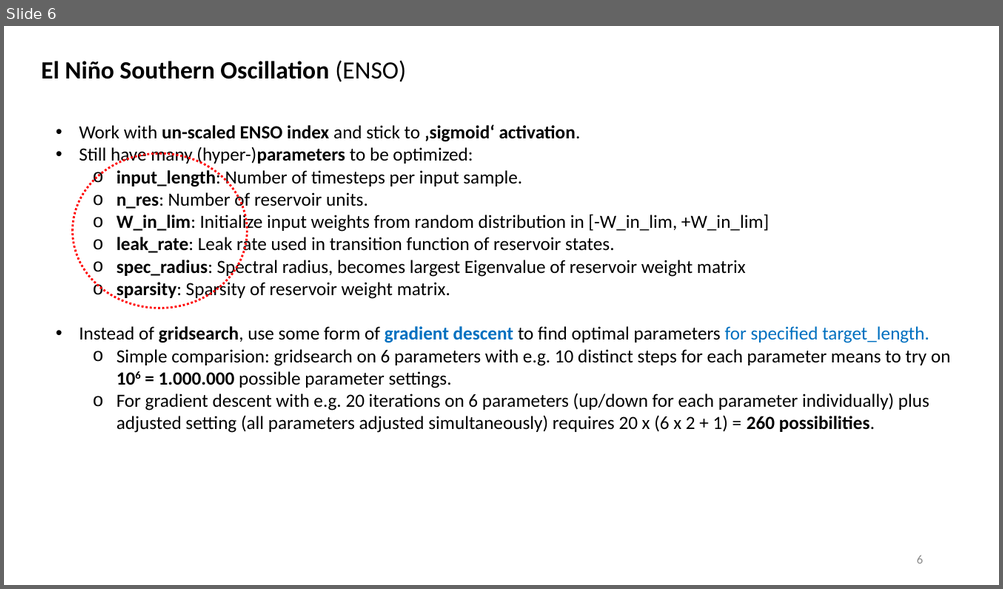
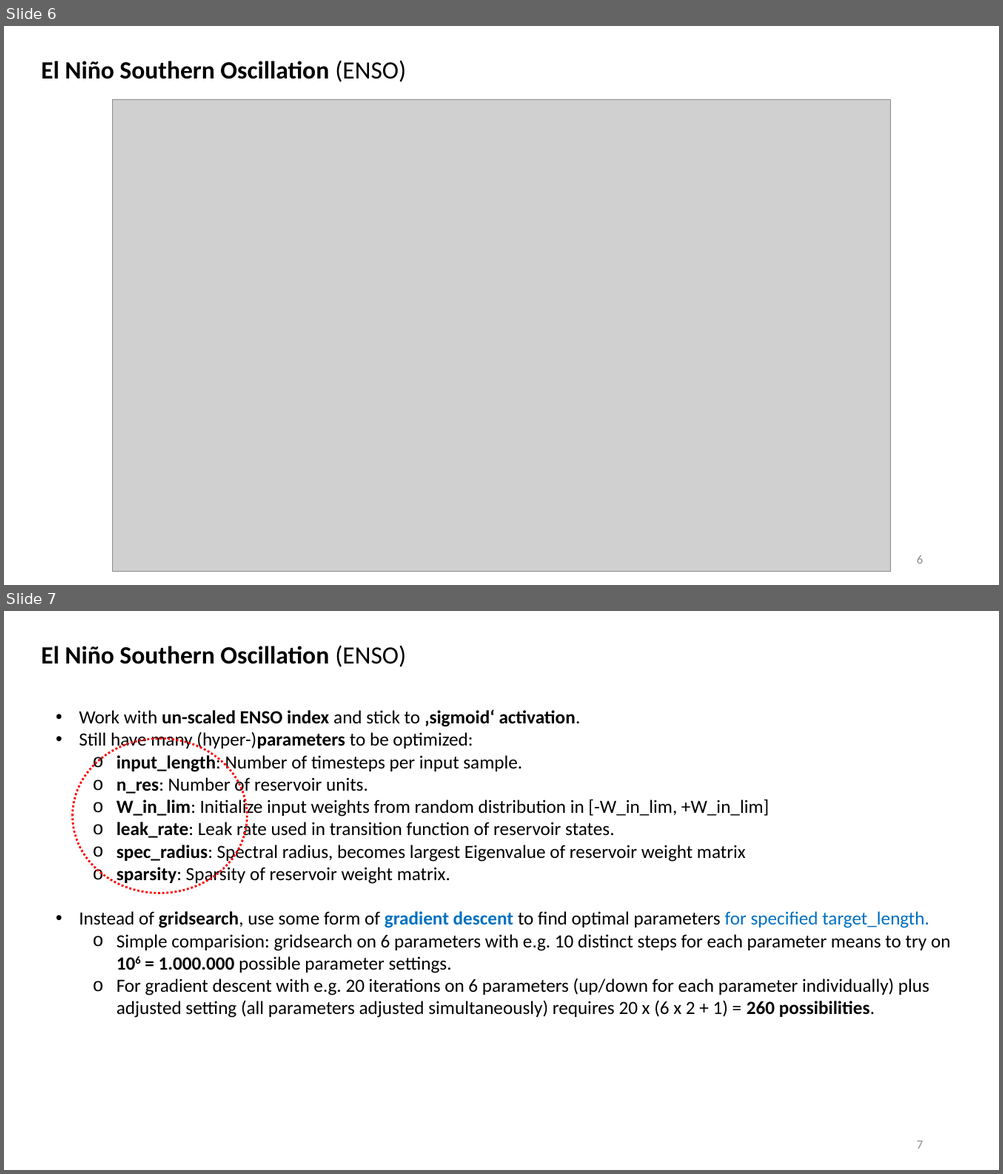
Before and after one commit to MarcoLandtHayen/EchoStateNetworks, a slide deck: ESN_exp06_ENSO_PImeeting.pptx. Shown one above the other, each under a label of ours: slide 6 before the commit, slides 6 and 7 after it. The pictures are 1003x589 and 1003x1174 pixels, drawn with LibreOffice and Linux fonts; fonts in the diff are those of the drawing; grey boxes stand for pictures. Boxes give left, top, right and bottom in pixels: in the first picture for what was removed or moved away, otherwise in the second. Text is boxed around its words. In the diff, an @@ line names an element or a change of style, - is before the commit and + after.

Commit message:
extended ESN_exp06 on ENSO index: Baseline and benchmark analysis with lin. regression and CNN/LSTM model, respectively, with multiruns over increasing target lengths.

```diff
--- a/ESN_exp06_ENSO_PImeeting.pptx
+++ b/ESN_exp06_ENSO_PImeeting.pptx
@@ slide 6 added at (4, 26, 999, 585), background #FFFFFF @@
@@ text added at (41, 60, 406, 82), 24 pt, text #000000, bold @@
+El Niño Southern Oscillation (ENSO)
@@ picture added at (112, 100, 891, 572) @@
@@ page number added at (916, 556, 922, 564), 12 pt, text #8C8C8C @@
+6
@@ what was slide 6 is now slide 7 @@
@@ page number at (916, 1141, 922, 1149): text changed @@
-6
+7
```
Also in this commit, not shown: 1 slide changed, 4 other files.
